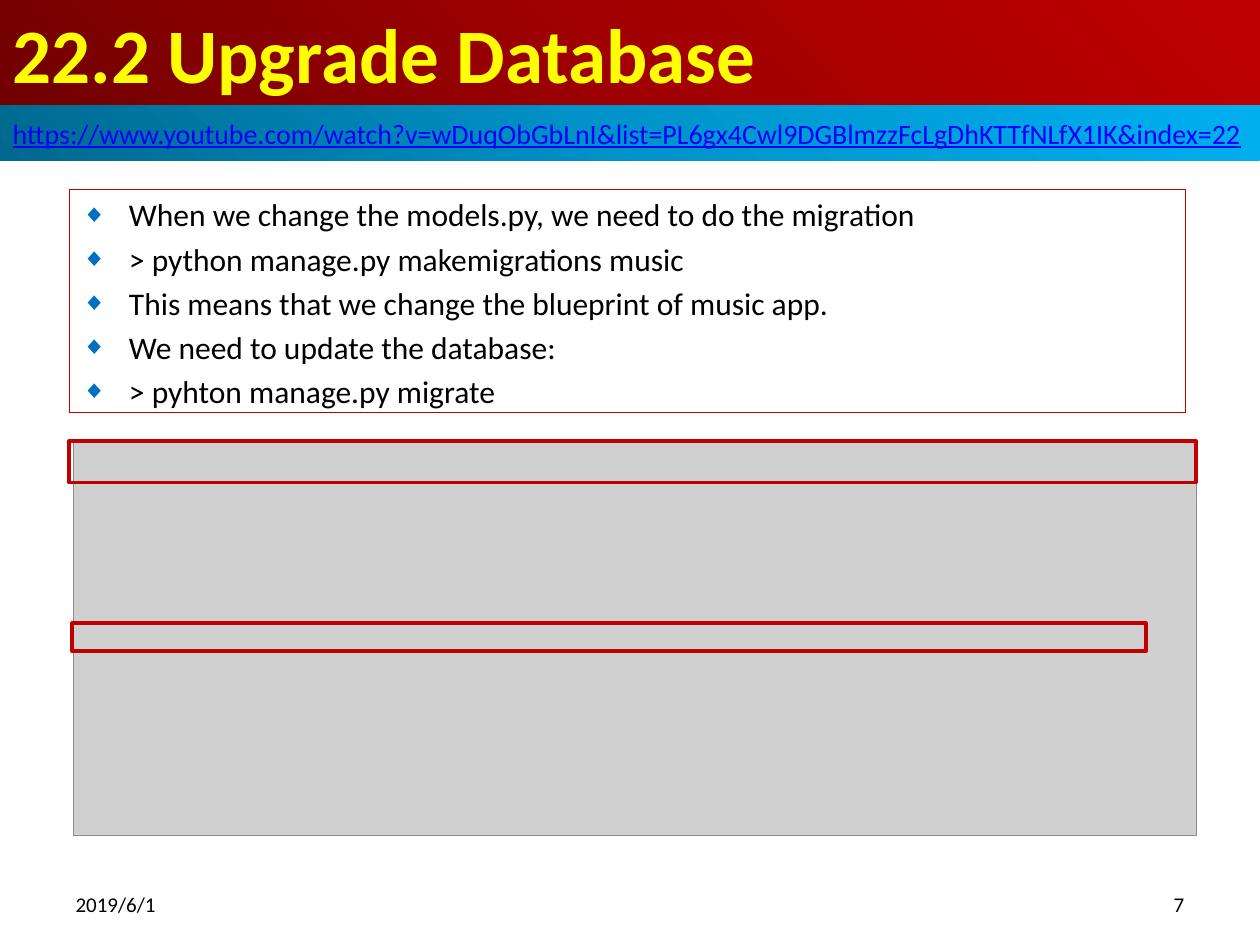
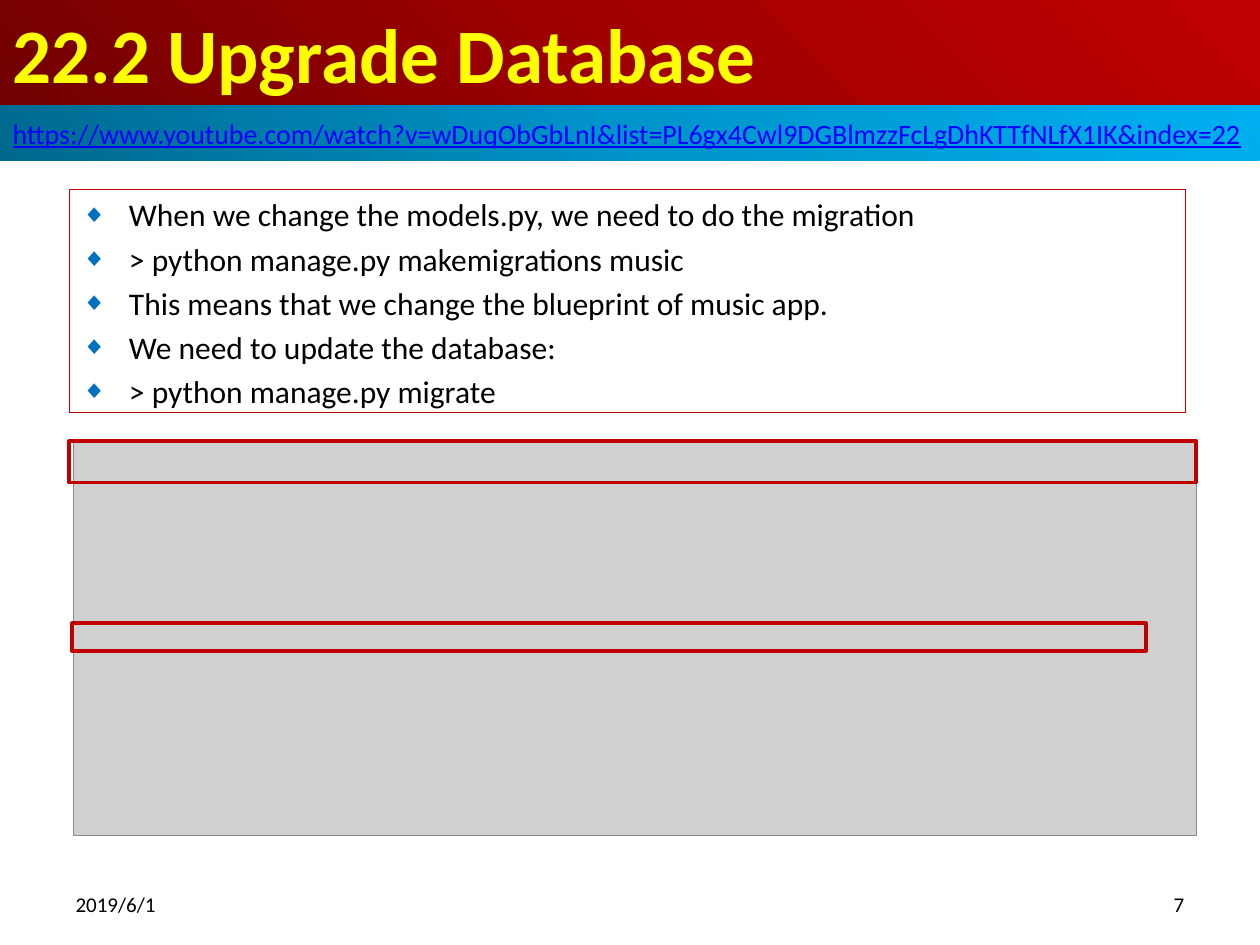
Before and after one commit to peterhchen/500-Django-Basic, a slide deck: slide 7 of 22_SimpleForm/22_SimpleForm.pptx. Drawn at 1260x945 pixels with LibreOffice and Linux fonts; fonts in the diff are those of the drawing; grey boxes stand for pictures. Boxes give left, top, right and bottom in pixels: in the first picture for what was removed or moved away, otherwise in the second. Text is boxed around its words. In the diff, an @@ line names an element or a change of style, - is before the commit and + after.

```diff
--- a/22_SimpleForm/22_SimpleForm.pptx
+++ b/22_SimpleForm/22_SimpleForm.pptx
@@ subtitle at (x1=152, y1=381, x2=496, y2=409): text changed @@
-◆ > pyhton manage.py migrate
+◆ > python manage.py migrate
```
Also in this commit, not shown: 4 other files.
